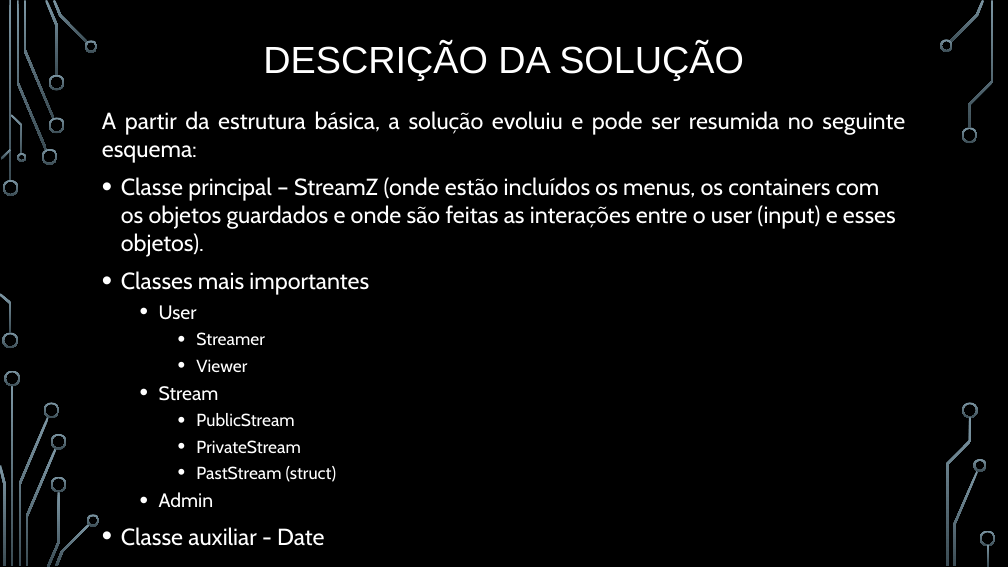
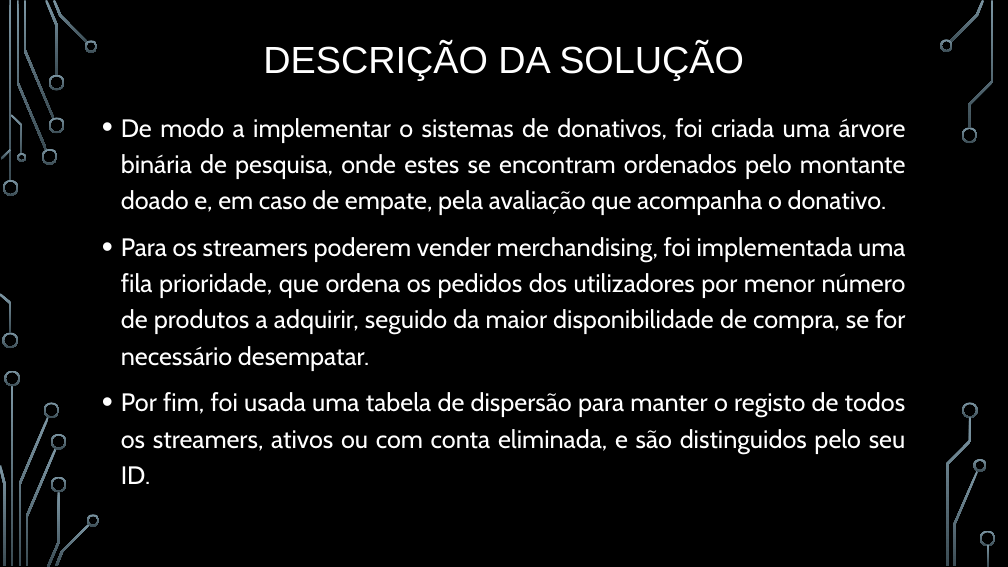
Before and after one commit to BrunoRosendo/StreamZ-AEDA-proj-, a slide deck: slide 3 of Parte 2.pptx. Drawn at 1008x567 pixels with LibreOffice and Linux fonts; fonts in the diff are those of the drawing; background and template pictures are left out. Boxes give left, top, right and bottom in pixels: in the first picture for what was removed or moved away, otherwise in the second. Text is boxed around its words. In the diff, an @@ line names an element or a change of style, - is before the commit and + after.

```diff
--- a/Parte 2.pptx
+++ b/Parte 2.pptx
@@ text at bbox=[121, 118, 906, 484]: text changed; size 22.2 to 24 pt @@
-A partir da estrutura básica, a solução evoluiu e pode ser resumida no seguinte esquema:
-• Classe principal – StreamZ (onde estão incluídos os menus, os containers com os objetos guardados e onde são feitas as interações entre o user (input) e esses objetos).
-• Classes mais importantes
-  • User
-    • Streamer
-    • Viewer
-  • Stream
-    • PublicStream
-    • PrivateStream
-    • PastStream (struct)
-  • Admin
-• Classe auxiliar - Date
+• De modo a implementar o sistemas de donativos, foi criada uma árvore binária de pesquisa, onde estes se encontram ordenados pelo montante doado e, em caso de empate, pela avaliação que acompanha o donativo.
+• Para os streamers poderem vender merchandising, foi implementada uma fila prioridade, que ordena os pedidos dos utilizadores por menor número de produtos a adquirir, seguido da maior disponibilidade de compra, se for necessário desempatar.
+• Por fim, foi usada uma tabela de dispersão para manter o registo de todos os streamers, ativos ou com conta eliminada, e são distinguidos pelo seu ID.
```
Also in this commit, not shown: 2 other slides changed.
